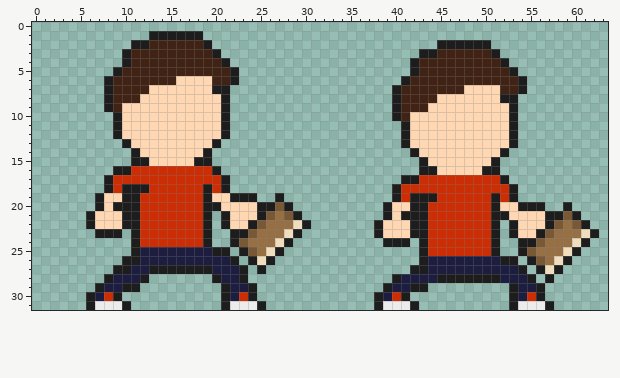
Pixel-art sprite, stored at images/beamIdle.png. That is the earlier state.
The file is 64x32 pixels. Colours within 5 levels of each other are drawn and written as one.
After the commit:
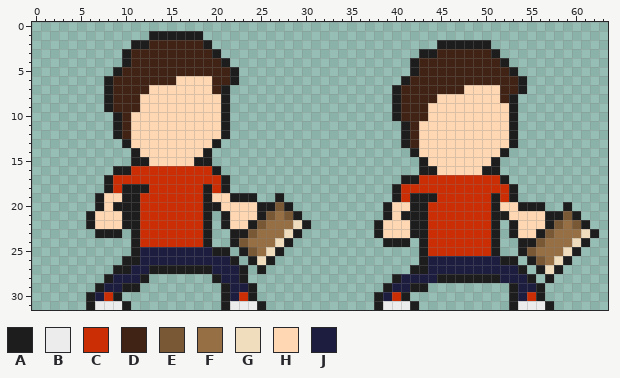
Palette (. is transparent): A #1e1d1d  B #ececec  C #cb2d04  D #402315  E #785835  F #966f44  G #f0ddbd  H #ffd8b3  J #1d1d40
The exact change:
{"y":7,"x":20,"old":"A","new":"D"}
{"y":8,"x":52,"old":"A","new":"D"}
{"y":9,"x":10,"old":"HH","new":"DD"}
{"y":10,"x":10,"old":"H","new":"D"}
{"y":10,"x":42,"old":"HH","new":"DD"}
{"y":11,"x":10,"old":"H","new":"D"}
{"y":11,"x":42,"old":"H","new":"D"}
{"y":12,"x":10,"old":"H","new":"D"}
{"y":12,"x":42,"old":"H","new":"D"}
{"y":13,"x":42,"old":"H","new":"D"}
